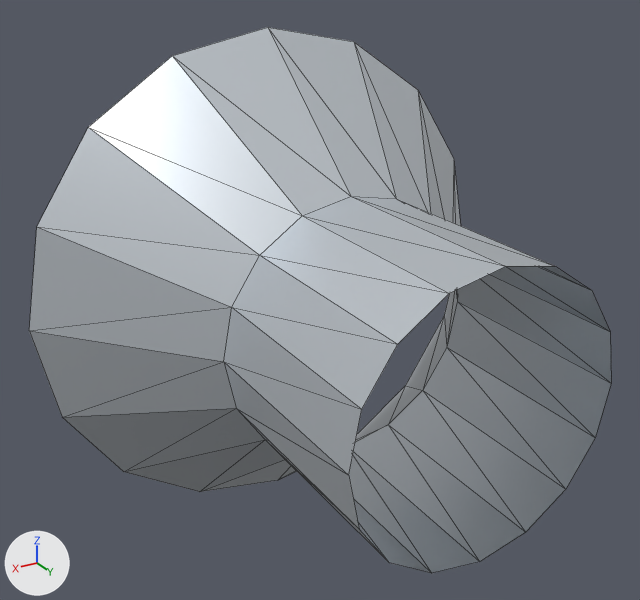
An edit to the glTF model public/assets/parts/PART-FLUID-BLOWER-5015-24V/model.gltf, drawn before and after from the same camera.
Camera for both pictures: a 50 mm camera at (41.1, 60.7, 35.2) aimed at (2.7, -3.3, 3.3). The lights are fixed; the arrows at lower left show +X, +Y and +Z. The picture after the commit comes second. Mesh edges are drawn as thin lines.

The first picture shows 'model'.
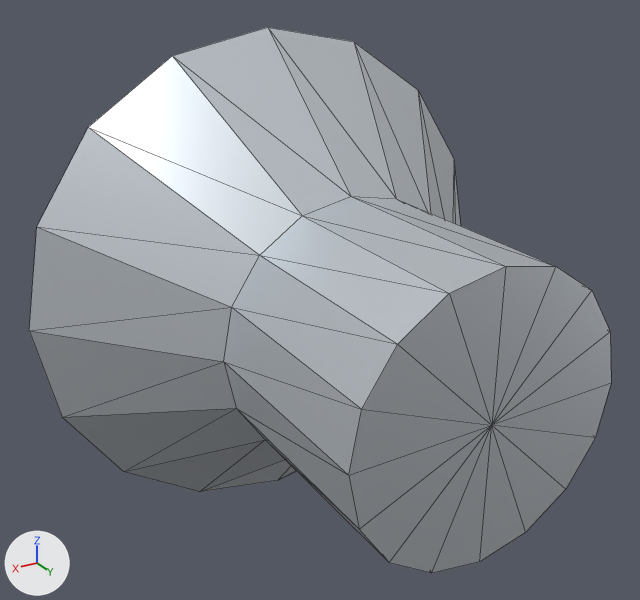
Boxes (x1, y1, x2, y2) around the edits, measured in the pictures (640 x 600 px):
part 1 of me_model_geometry, added: after (349, 266, 611, 573)

The change, as a list of edits to the scene's bpy script:
```text
Change me_model_geometry:
    used by ob_model
    remove me_model_geometry.from_pydata(...)  # 48 vertices, 64 faces; spans x -25.8..25.8, y -17.5..17.5, z -25.8..25.8
    add me_model_geometry.from_pydata(...)  # 49 vertices, 80 faces; spans x -25.8..25.8, y -17.5..17.5, z -25.8..25.8
    me_model_geometry part 1
    1 vertex is added at (0.0, 17.5, 0.0)
    16 new faces join them
```
